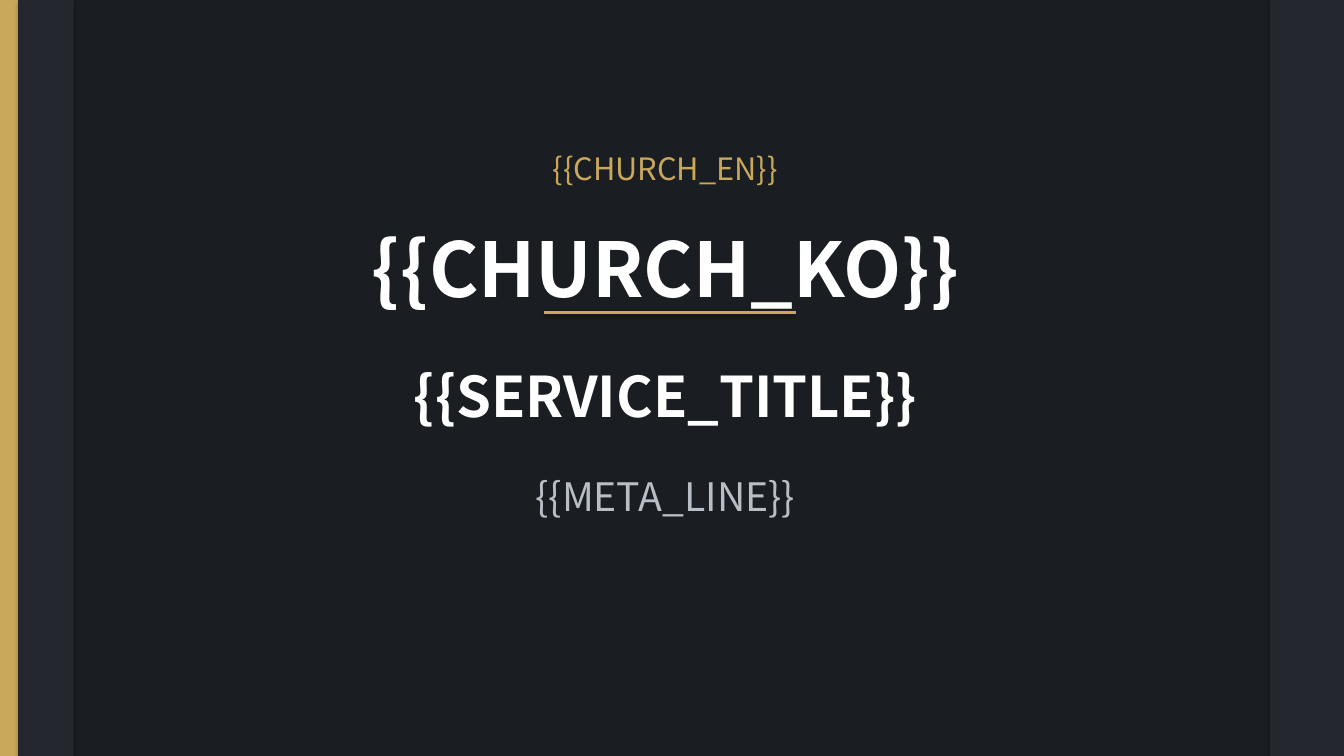
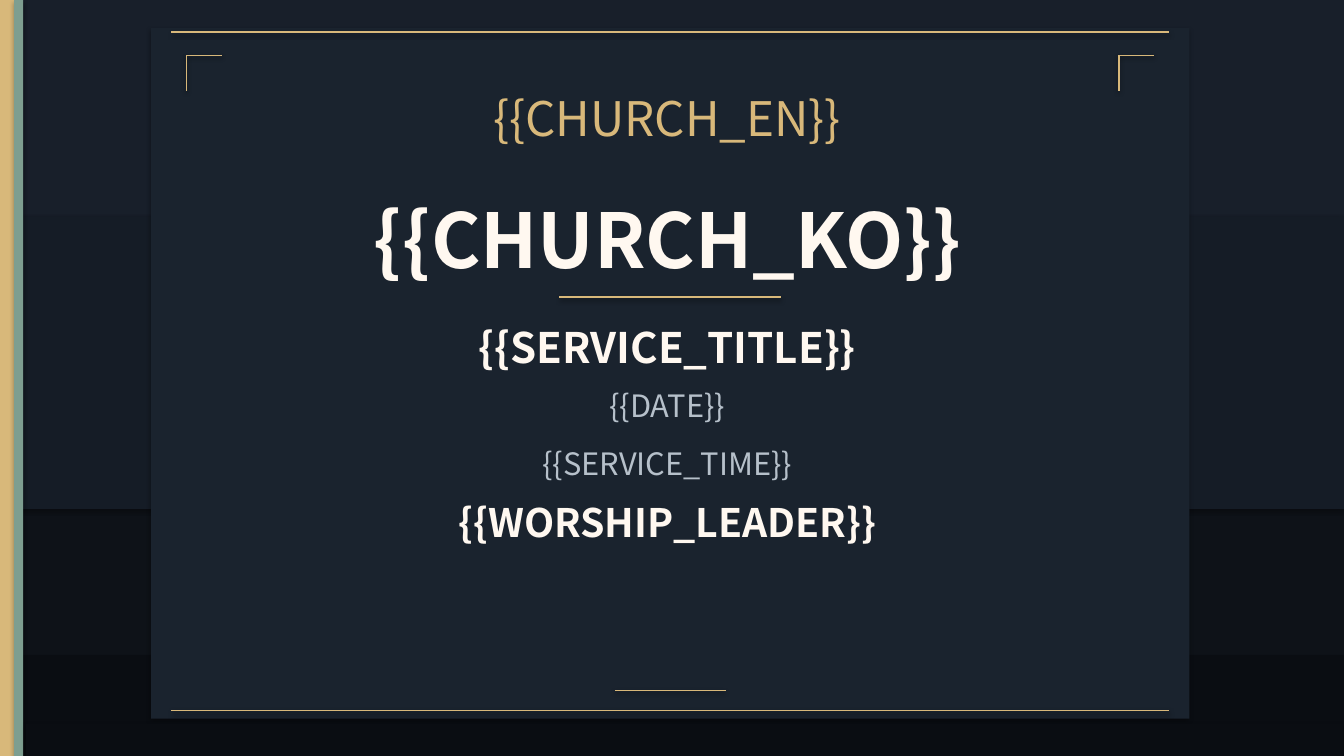
Before and after one commit to greentown2/worship-app, a slide deck: slide 1 of templates/master_worship.pptx. Drawn at 1344x756 pixels with LibreOffice and Linux fonts; fonts in the diff are those of the drawing. Boxes give left, top, right and bottom in pixels: in the first picture for what was removed or moved away, otherwise in the second. Text is boxed around its words. In the diff, an @@ line names an element or a change of style, - is before the commit and + after.

```diff
--- a/templates/master_worship.pptx
+++ b/templates/master_worship.pptx
@@ background #1A1D22 to #0E1218 @@
@@ rectangle: place and size @@
-rectangle at (0,0,18,756)
+rectangle at (0,0,14,756)
@@ rectangle at (0,0,14,756): fill #C9A85C to #D8B87A @@
@@ rectangle added at (0,0,1344,237), fill #181F2A @@
@@ rectangle: place and size @@
-rectangle at (18,0,74,756)
+rectangle at (14,0,23,756)
@@ rectangle at (14,0,23,756): fill #24282E to #7E9E90 @@
@@ rectangle added at (151,28,1190,719), fill #1A232E @@
@@ rectangle removed at (1270,0,1344,756) @@
@@ line added from (171, 32) to (1170, 32), #D8B87A 1.1 pt @@
@@ line added from (187, 55) to (222, 55), #D8B87A 1.15 pt @@
@@ line added from (187, 55) to (187, 91), #D8B87A 1.15 pt @@
@@ line added from (1119, 55) to (1154, 55), #D8B87A 1.15 pt @@
@@ line added from (1119, 55) to (1119, 91), #D8B87A 1.15 pt @@
@@ text "{{CHURCH_EN}}": place and size @@
-text "{{CHURCH_EN}}" at (553,155,778,185)
+text "{{CHURCH_EN}}" at (493,98,841,144)
@@ text "{{CHURCH_EN}}" at (493,98,841,144): size 22 to 34 pt, text colour #C9A85C to #D8B87A; line spacing 1.5 to 1.1 @@
@@ text "{{CHURCH_KO}}": place and size @@
-text "{{CHURCH_KO}}" at (372,236,959,314)
+text "{{CHURCH_KO}}" at (374,207,961,281)
@@ text "{{CHURCH_KO}}" at (374,207,961,281): text colour #FFFFFF to #FFF8F0; line spacing 1.5 to 1.05 @@
@@ rectangle added at (0,217,1344,509), fill #151C26 @@
@@ line moved from (544, 313) - (797, 313) to (560, 297) - (781, 297) @@
@@ line (560, 297) - (781, 297): stroke #C9A85C 1.75 pt to #D8B87A 1.5 pt @@
@@ text "{{SERVICE_TITLE}}": place and size @@
-text "{{SERVICE_TITLE}}" at (414,372,917,427)
+text "{{SERVICE_TITLE}}" at (479,329,856,371)
@@ text "{{SERVICE_TITLE}}" at (479,329,856,371): size 40 to 30 pt, text colour #FFFFFF to #FFF8F0; line spacing 1.5 to 1.05 @@
@@ text added at (609,392,725,422), 22 pt, text #B6C0CA @@
+{{DATE}}
@@ text added at (542,450,792,480), 22 pt, text #B6C0CA @@
+{{SERVICE_TIME}}
@@ text added at (459,505,876,544), 28 pt, text #FFF8F0, bold @@
+{{WORSHIP_LEADER}}
@@ text removed at (536,480,795,518) @@
-{{META_LINE}}
@@ rectangle added at (0,655,1344,756), fill #0A0D12 @@
@@ line added from (171, 711) to (1170, 711), #D8B87A 1.1 pt @@
@@ line added from (615, 691) to (726, 691), #D8B87A 1 pt @@
@@ rectangle added at (26,724,1344,756), fill #0A0D12 @@
```
Also in this commit, not shown: 9 other slides changed, 2 slides added, 8 slides removed, 36 other files.
